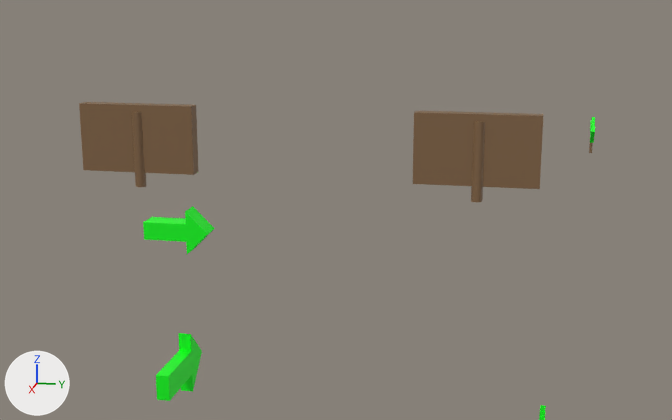
The glTF model Game/assets/models/signs/signs.gltf as it was, and as the next commit left it.
Both versions are drawn from a 50 mm lens placed at (1.135, 1.487, 1.069), pointed at (0.947, 1.45, 1.022). Every picture has the same lights, and +X, +Y and +Z are marked at lower left. The picture after the commit comes second. Where no turn or scale is listed for an object, it has been applied to the vertices.

The first picture shows 'Arrow.019', 'Arrow.020', 'Sign', 'Sign.001', 'post.011', 'post.012' and 2 more.
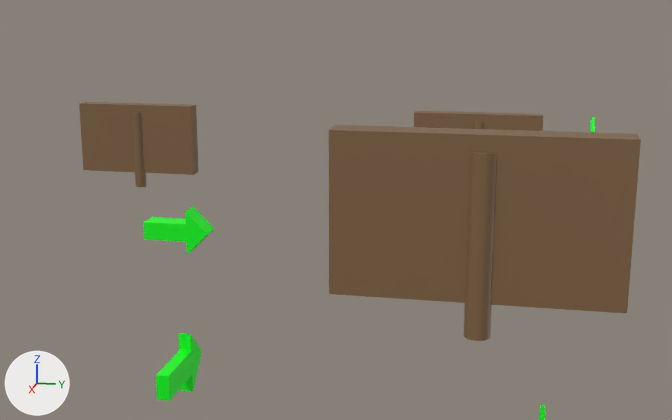
Boxes (x1, y1, x2, y2) around the edits, measured in the pictures (672 x 420 px):
'Sign.002', added (brown)
    after: (329, 125, 641, 313)
'post.013', added (brown)
    after: (464, 152, 497, 341)
'Sign', unchanged, covered by the edit
    before: (413, 111, 543, 189)
    after: (414, 111, 543, 131)

Edits to the bpy script that builds the scene:
```text
Add mat_material_046:
    mat_material_046 = principled_material('Material.046')
    mat_material_046.texture = img_signbasecolor
Add mat_material_047:
    mat_material_047 = principled_material('Material.047')
    mat_material_047.texture = img_postbasecolor
Add me_cube_008:
    me_cube_008.from_pydata(...)  # a box spanning x -0.0037..0.0037, y -0.0314..0.0314, z -0.0181..0.0181
    me_cube_008.materials.append(mat_material_046)  # picture img_signbasecolor
Add me_cylinder_057:
    me_cylinder_057.from_pydata(...)  # a 32-sided cylinder along z spanning x -1.0..1.0, y -1.0..1.0, z -1.0..1.0
    me_cylinder_057.materials.append(mat_material_047)  # picture img_postbasecolor
Add ob_sign_002:
    ob_sign_002 = bpy.data.objects.new('Sign.002', me_cube_008)
    ob_sign_002.location = (0.9415, 1.4791, 1.0205)
Add ob_post_013:
    ob_post_013 = bpy.data.objects.new('post.013', me_cylinder_057)
    ob_post_013.location = (0.9441, 1.48, 1.0149)
    ob_post_013.rotation_euler = (0.0, 0.0, 3.142)  # degrees (0, 0, 180)
    ob_post_013.scale = (-0.00284, -0.00284, -0.0201)
```
